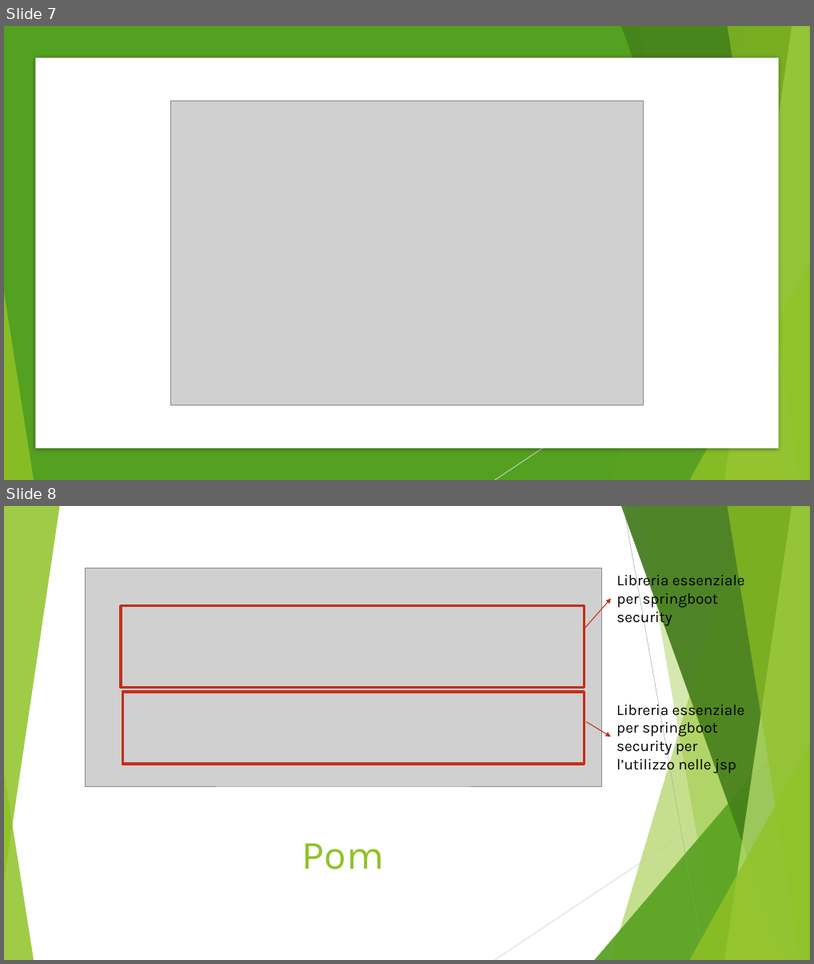
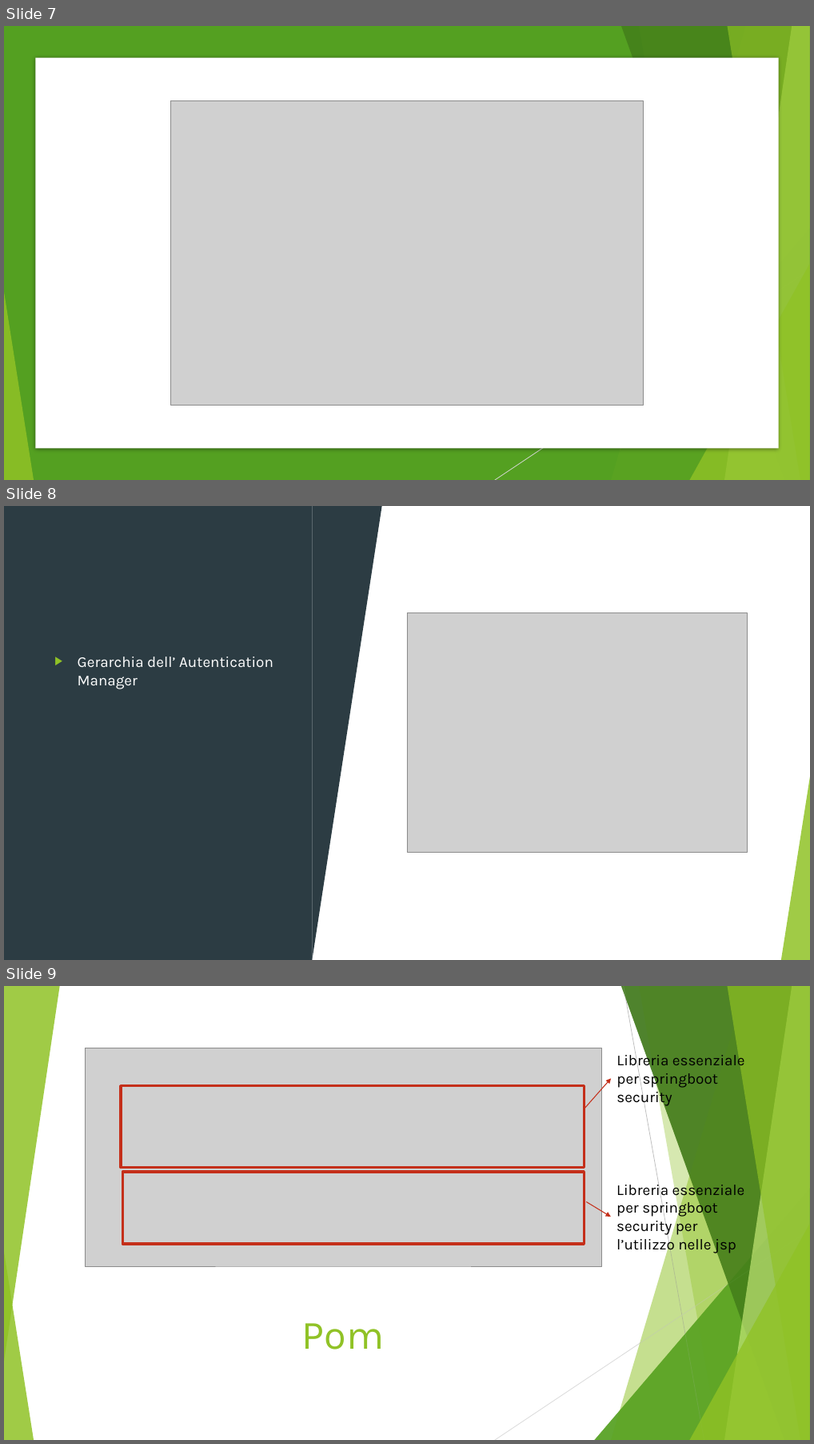
Before and after one commit to AlessandroS94/corso_21122022, a slide deck: Day 8/slide/Spring Boot Security.pptx. Shown one above the other, each under a label of ours: slides 7 and 8 before the commit, slides 7, 8 and 9 after it. The pictures are 814x964 and 814x1444 pixels, drawn with LibreOffice and Linux fonts; fonts in the diff are those of the drawing; grey boxes stand for pictures. Boxes give left, top, right and bottom in pixels: in the first picture for what was removed or moved away, otherwise in the second. Text is boxed around its words. In the diff, an @@ line names an element or a change of style, - is before the commit and + after.

```diff
--- a/Day 8/slide/Spring Boot Security.pptx
+++ b/Day 8/slide/Spring Boot Security.pptx
@@ slide 8 added at box(4, 506, 810, 960), background #FFFFFF; not listed: 8 template elements that a slide beside it also shows @@
@@ rectangle added at box(4, 506, 810, 960), fill #FFFFFF @@
@@ rectangle added at box(4, 506, 313, 960), fill #2C3C43 @@
@@ triangle added at box(313, 506, 382, 960), fill #2C3C43 @@
@@ line added from (624, 506) to (705, 960), #BFBFBF 0.75 pt @@
@@ picture added at box(407, 612, 747, 852) @@
@@ text added at box(78, 656, 274, 689), 18 pt, text #FFFFFF @@
+▶ Gerarchia dell’ Autentication Manager
@@ line added from (810, 750) to (495, 960), #D9D9D9 0.75 pt @@
@@ triangle added at box(782, 772, 810, 960), fill #90C226 at 85% opacity @@
@@ what was slide 8 is now slide 9 @@
```
Also in this commit, not shown: 1 other slide added, 7 other files.
